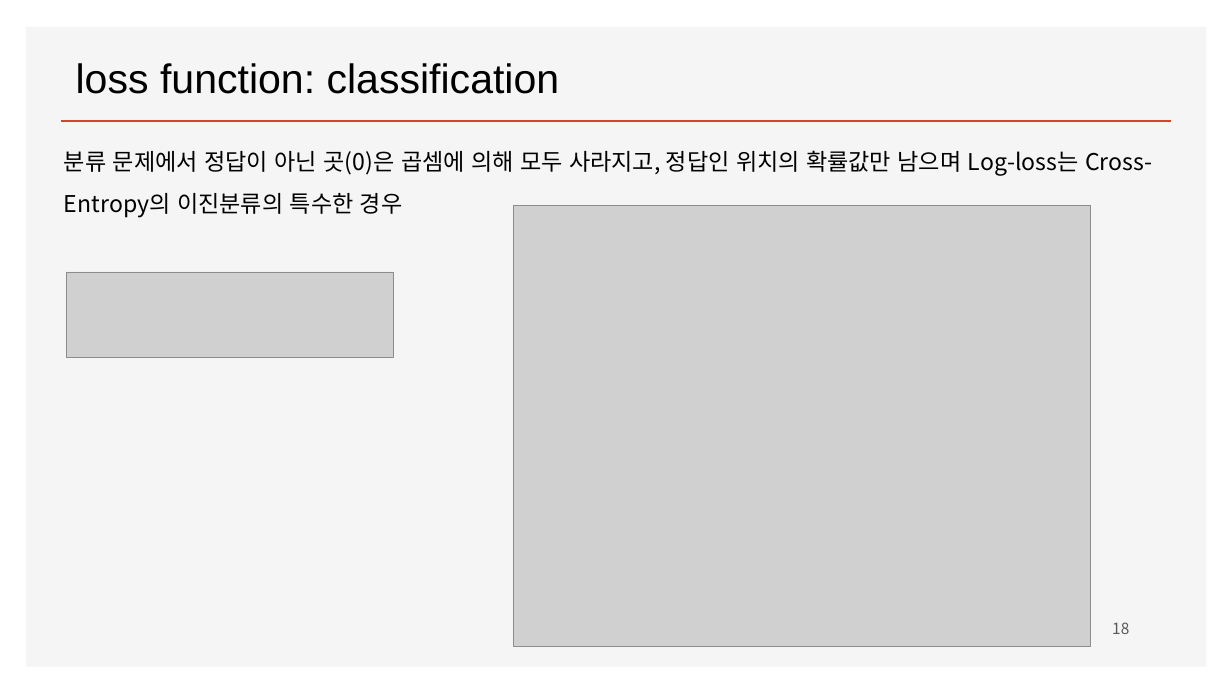
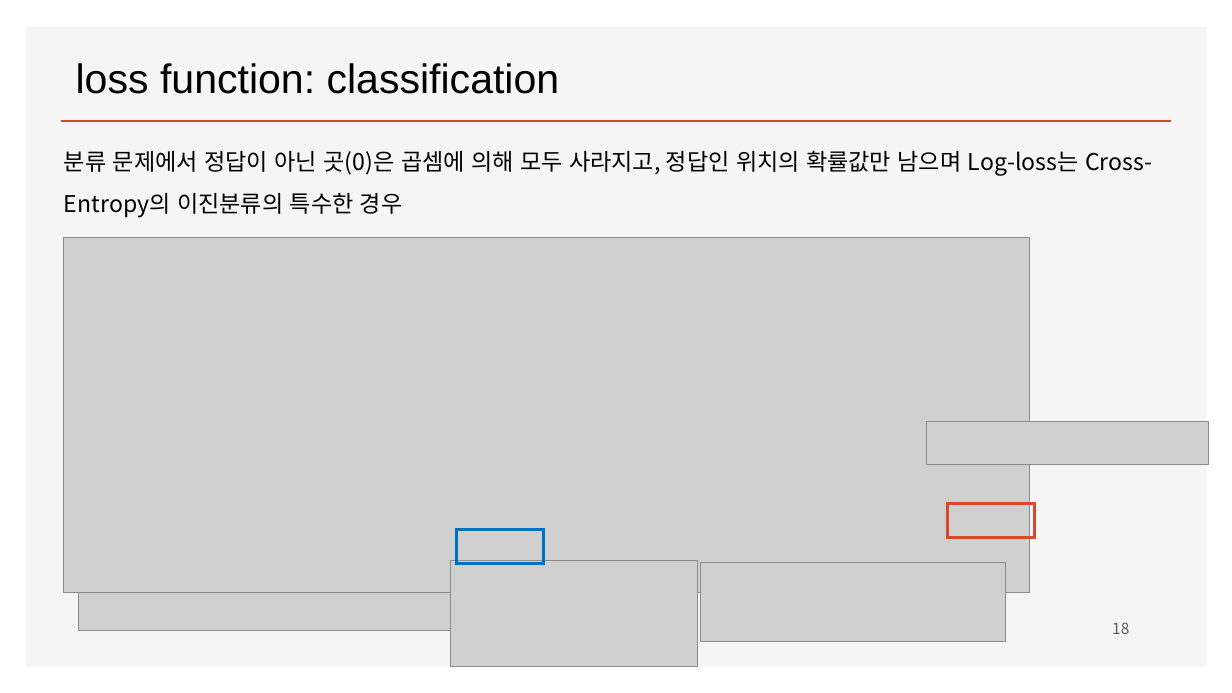
Before and after one commit to ancestor9/mathematics-for-machine-learning, a slide deck: slide 18 of Linear_Algebra/w6_Deep Learning.pptx. Drawn at 1232x693 pixels with LibreOffice and Linux fonts; fonts in the diff are those of the drawing; grey boxes stand for pictures; background and template pictures are left out. Boxes give left, top, right and bottom in pixels: in the first picture for what was removed or moved away, otherwise in the second. Text is boxed around its words. In the diff, an @@ line names an element or a change of style, - is before the commit and + after.

```diff
--- a/Linear_Algebra/w6_Deep Learning.pptx
+++ b/Linear_Algebra/w6_Deep Learning.pptx
@@ picture removed at [514,205,1092,647] @@
@@ picture added at [64,238,1030,592] @@
@@ picture added at [927,421,1209,465] @@
@@ rectangle added at [948,504,1035,538], outline #DD462F 2.25 pt @@
@@ rectangle added at [457,530,543,564], outline #0070C0 2.25 pt @@
@@ picture added at [451,561,698,667] @@
@@ picture: place and size @@
-picture at [67,272,394,357]
+picture at [701,563,1006,642]
@@ picture added at [79,593,451,631] @@
```
